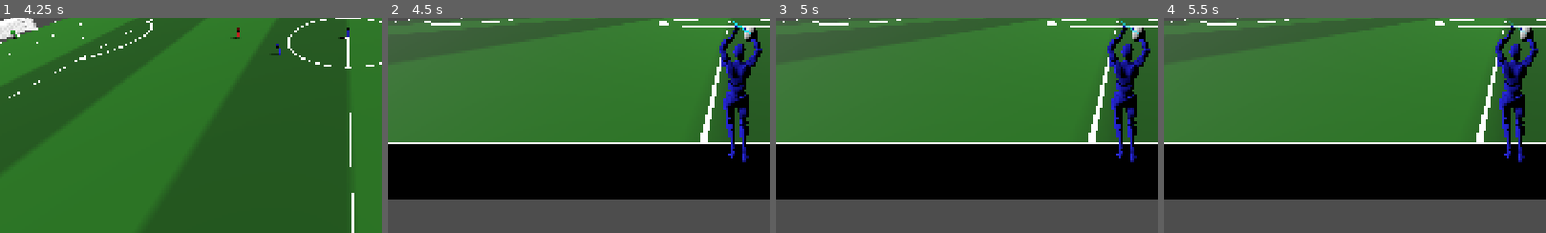
Above: before the commit, frames 1-4 (left to right).
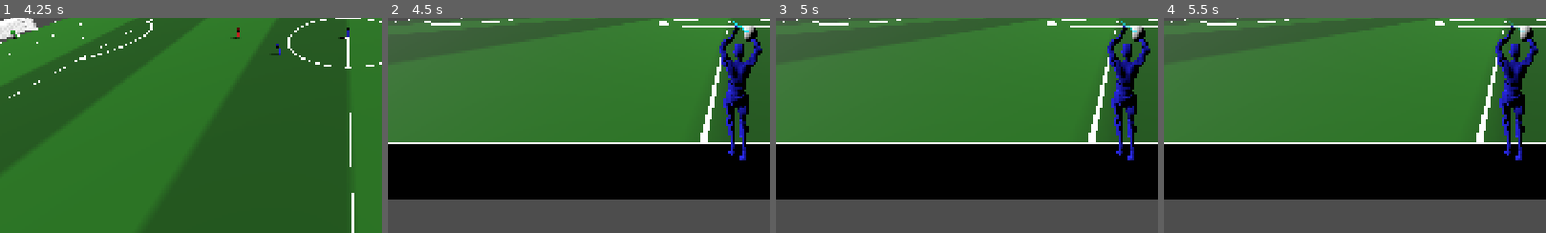
Above: after the commit, the same moments.

Repository: Churikov0112/open_football
Game: Godot game, scene res://scenes/main_menu.tscn
Two runs of this game, one before a commit and one after it. Both use one fixed random seed, a clock stepped at 60 frames per second and the inputs below.
Inputs (mouse positions are % of the whole screen's width and height, from its top left):
- Up to frame 1 (4.25 s): click "Start Match" at 0.5 s; move the mouse to (72, 45) at 1.27 s; hold R (foot_right) 1.28-2 s; tap 1 (camera_broadcast) at 1.35 s; click (72, 45) at 1.42 s; drag from (30, 55) to (45, 70) at 2.02 s; tap Enter at 2.75 s; move the mouse to (60, 28) at 2.77 s; hold R (foot_right) 2.78-3.5 s; hold E (combo_curl) 2.78-3.5 s; tap Space at 3.5 s; drag from (45, 70) to (20, 35) at 3.52 s
- Up to frame 2 (4.5 s): move the mouse to (80, 65) at 4.27 s; hold L (foot_left) from 4.28 s (still down); tap T (corner_call) at 4.35 s
- Up to frame 3 (5 s): keep holding L (foot_left)
- Up to frame 4 (5.5 s): release L (foot_left) at 5 s; tap Enter at 5 s; drag from (20, 35) to (35, 25) at 5.02 s
The pictures show only the part of the screen within x 5-55%, y 47-97%; the shares and areas given below are measured in that part.

Frame 1 is identical in both runs. In frame 2, 0.8% of the frame differs, in the area x 86-98%, y 3-68%; in frame 3, 0.8%; in frame 4, 0.8%.

Commit message:
fix(throw-in): move side boundary walls outward so thrower isn't trapped
Side walls sat exactly on the touchline (X=±34), but the throw-in places
the thrower behind the line (X≈±34.5, outside the wall) — trapping the
thrower and blocking the ball he throws inward. Add a 2m run-off margin:
side walls move to ±36 and the end walls widen to match so corners stay
sealed. The thrower (behind the line) is now inside the containment and
the ball crosses into play freely.

Co-Authored-By: Claude Opus 4.8 <noreply@anthropic.com>

Diff:
--- a/scripts/match/match_manager.gd
+++ b/scripts/match/match_manager.gd
@@ -569,12 +569,17 @@
 	var wall_height := 4.0
 	var wall_thickness := 0.5
 	var wall_extra := 4.0
+	# Боковые стены НЕ на самой линии аута (±field_width), а с запасом-выкатом наружу: иначе
+	# вбрасывающий, стоящий за боковой линией, и мяч в его руках упираются в стену (заперты
+	# снаружи, мяч не может пробиться внутрь). Запас — закромка поля, как у настоящего газона.
+	var side_extra := 2.0
 	var total_half_z := field_length + wall_extra
+	var total_half_x := field_width + side_extra
 	var walls := [
-		{"pos": Vector3(0, wall_height/2, -total_half_z), "size": Vector3(field_width*2, wall_height, wall_thickness)},
-		{"pos": Vector3(0, wall_height/2, total_half_z), "size": Vector3(field_width*2, wall_height, wall_thickness)},
-		{"pos": Vector3(-field_width, wall_height/2, 0), "size": Vector3(wall_thickness, wall_height, total_half_z*2)},
-		{"pos": Vector3(field_width, wall_height/2, 0), "size": Vector3(wall_thickness, wall_height, total_half_z*2)},
+		{"pos": Vector3(0, wall_height/2, -total_half_z), "size": Vector3(total_half_x*2, wall_height, wall_thickness)},
+		{"pos": Vector3(0, wall_height/2, total_half_z), "size": Vector3(total_half_x*2, wall_height, wall_thickness)},
+		{"pos": Vector3(-total_half_x, wall_height/2, 0), "size": Vector3(wall_thickness, wall_height, total_half_z*2)},
+		{"pos": Vector3(total_half_x, wall_height/2, 0), "size": Vector3(wall_thickness, wall_height, total_half_z*2)},
 	]
 	for w in walls:
 		var body := StaticBody3D.new()
